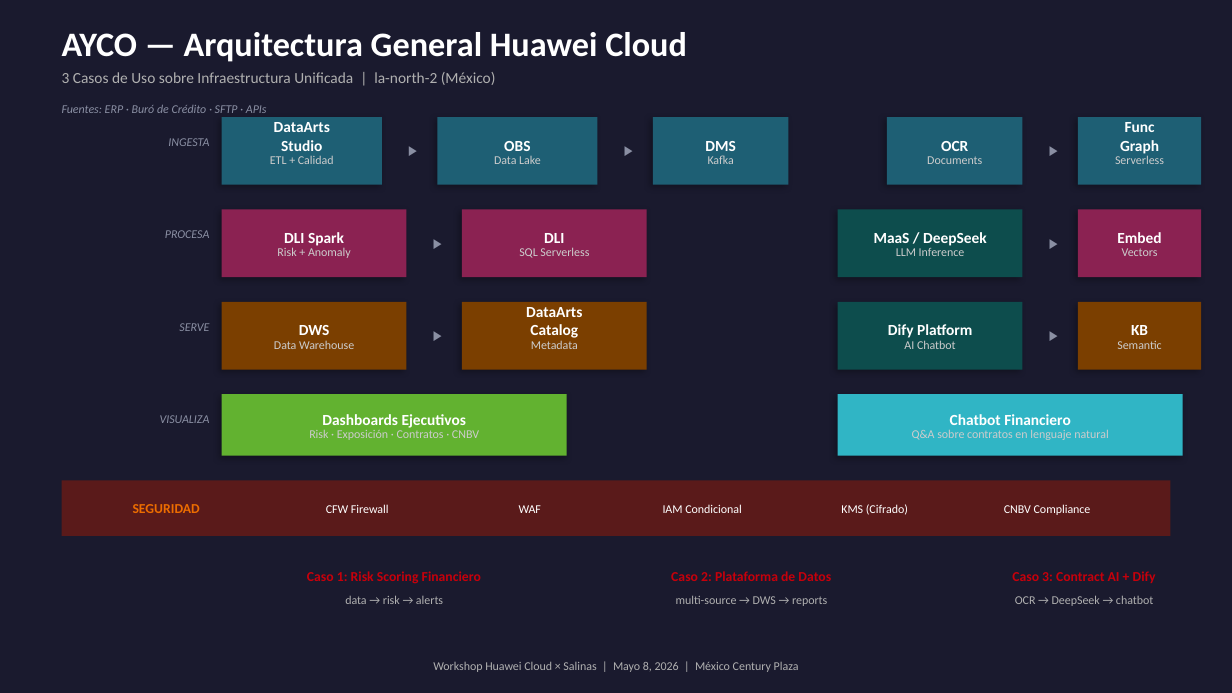
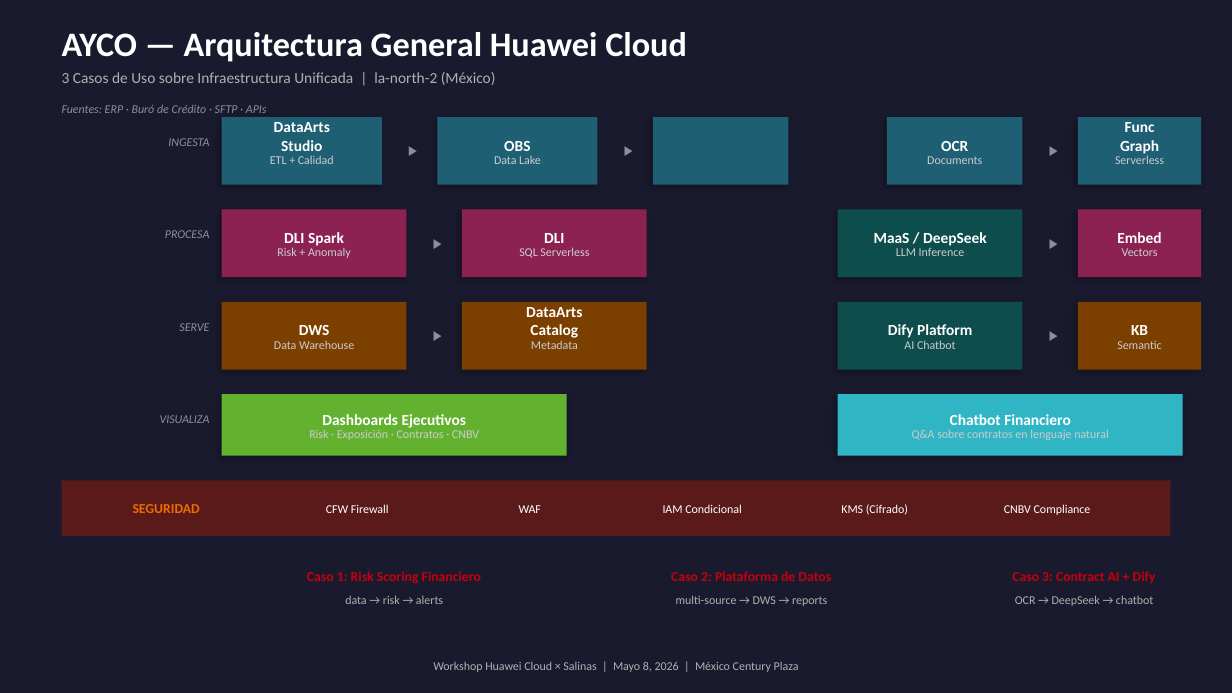
Before and after one commit to Borre/ayco-huawei-cloud, a slide deck: slide 1 of docs/slides-arquitectura.pptx. Drawn at 1232x693 pixels with LibreOffice and Linux fonts; fonts in the diff are those of the drawing. Boxes give left, top, right and bottom in pixels: in the first picture for what was removed or moved away, otherwise in the second. Text is boxed around its words. In the diff, an @@ line names an element or a change of style, - is before the commit and + after.

```diff
--- a/docs/slides-arquitectura.pptx
+++ b/docs/slides-arquitectura.pptx
@@ text removed at box(705, 141, 735, 151) @@
-DMS
@@ text removed at box(708, 155, 734, 164) @@
-Kafka
```
Also in this commit, not shown: 1 other slide changed, 1 other file.
